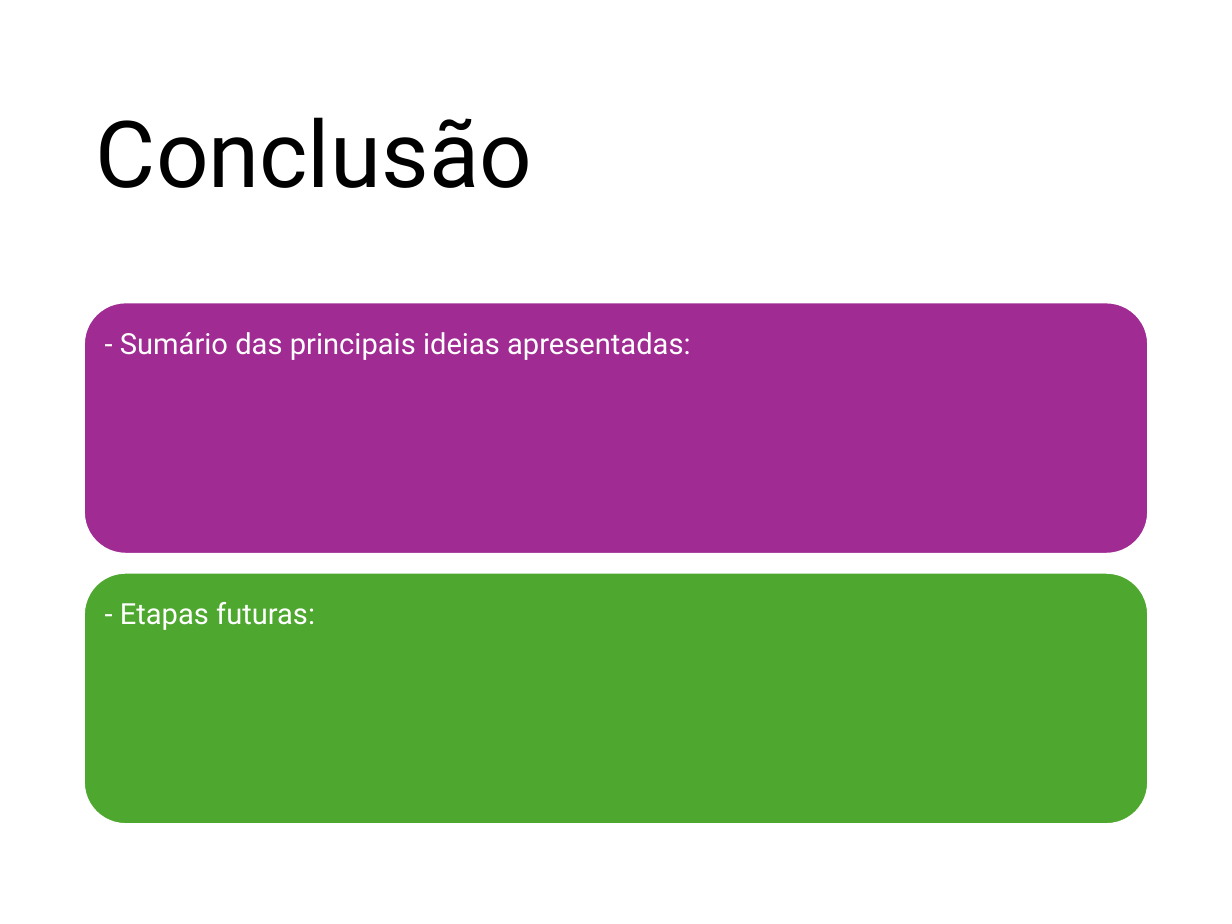
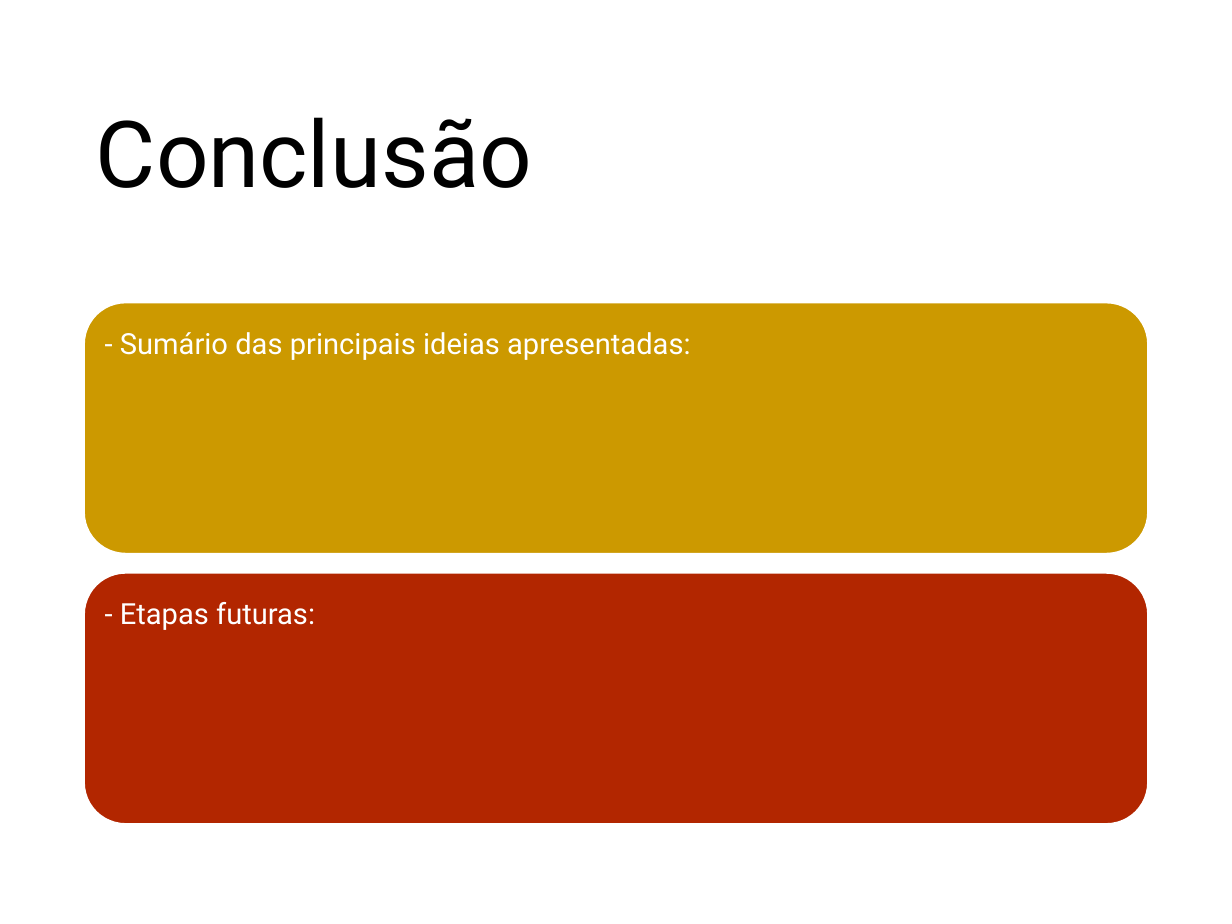
Before and after one commit to ProjetosALVF/ALVF_ProspeccaoGestao_TI, a slide deck: slide 17 of ALVF_Estrutura_de_TI_ConselhoDe Administracao_Fev_2025/Apresentação_ProspecçãodaEstrutura_SI_ALVF.pptx (slide 16 before the commit). Drawn at 1232x924 pixels with LibreOffice and Linux fonts; fonts in the diff are those of the drawing. Boxes give left, top, right and bottom in pixels: in the first picture for what was removed or moved away, otherwise in the second. Text is boxed around its words. In the diff, an @@ line names an element or a change of style, - is before the commit and + after.

```diff
--- a/ALVF_Estrutura_de_TI_ConselhoDe Administracao_Fev_2025/Apresentação_ProspecçãodaEstrutura_SI_ALVF.pptx
+++ b/ALVF_Estrutura_de_TI_ConselhoDe Administracao_Fev_2025/Apresentação_ProspecçãodaEstrutura_SI_ALVF.pptx
@@ rounded rectangle at box(84, 302, 1148, 553): fill #A02B93 to #CC9900 @@
@@ rounded rectangle at box(84, 573, 1148, 824): fill #4EA72E to #B22600 @@
```
Also in this commit, not shown: 13 other slides changed, 1 slide added.
